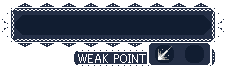
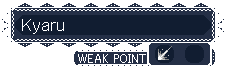
Layers edited between the first and the second 225×67 image:
renamed "Pasted Layer" to "Kyaru", showed it, moved it above "BG", painted on it over [22, 19, 64, 34]
